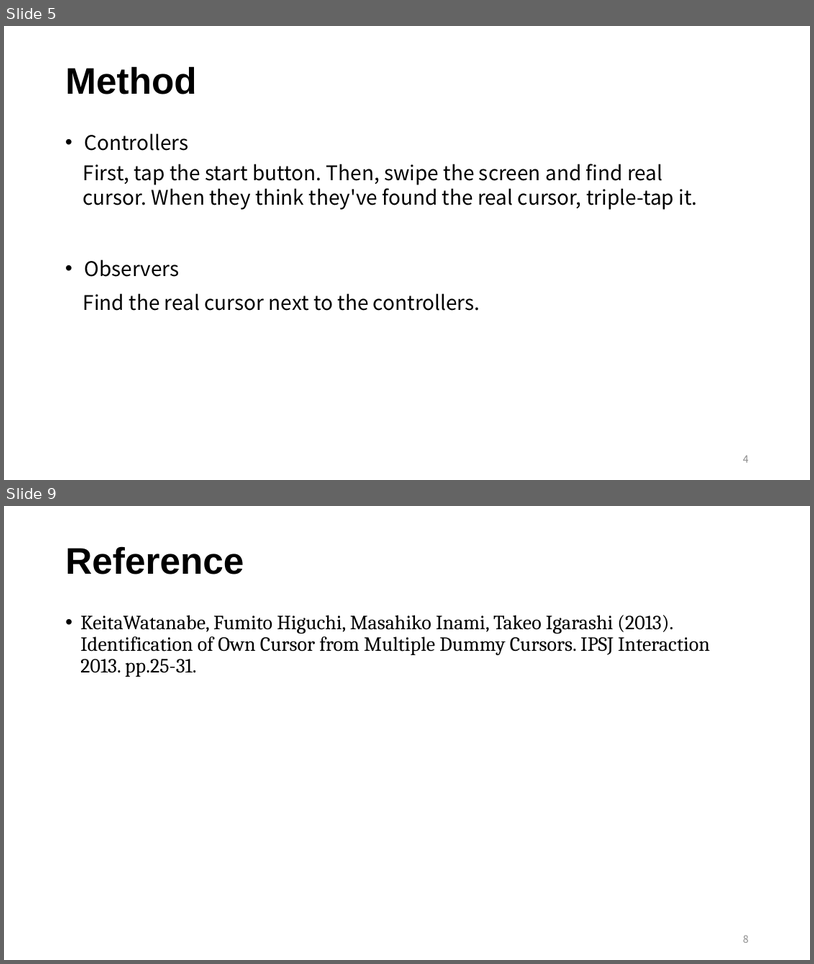
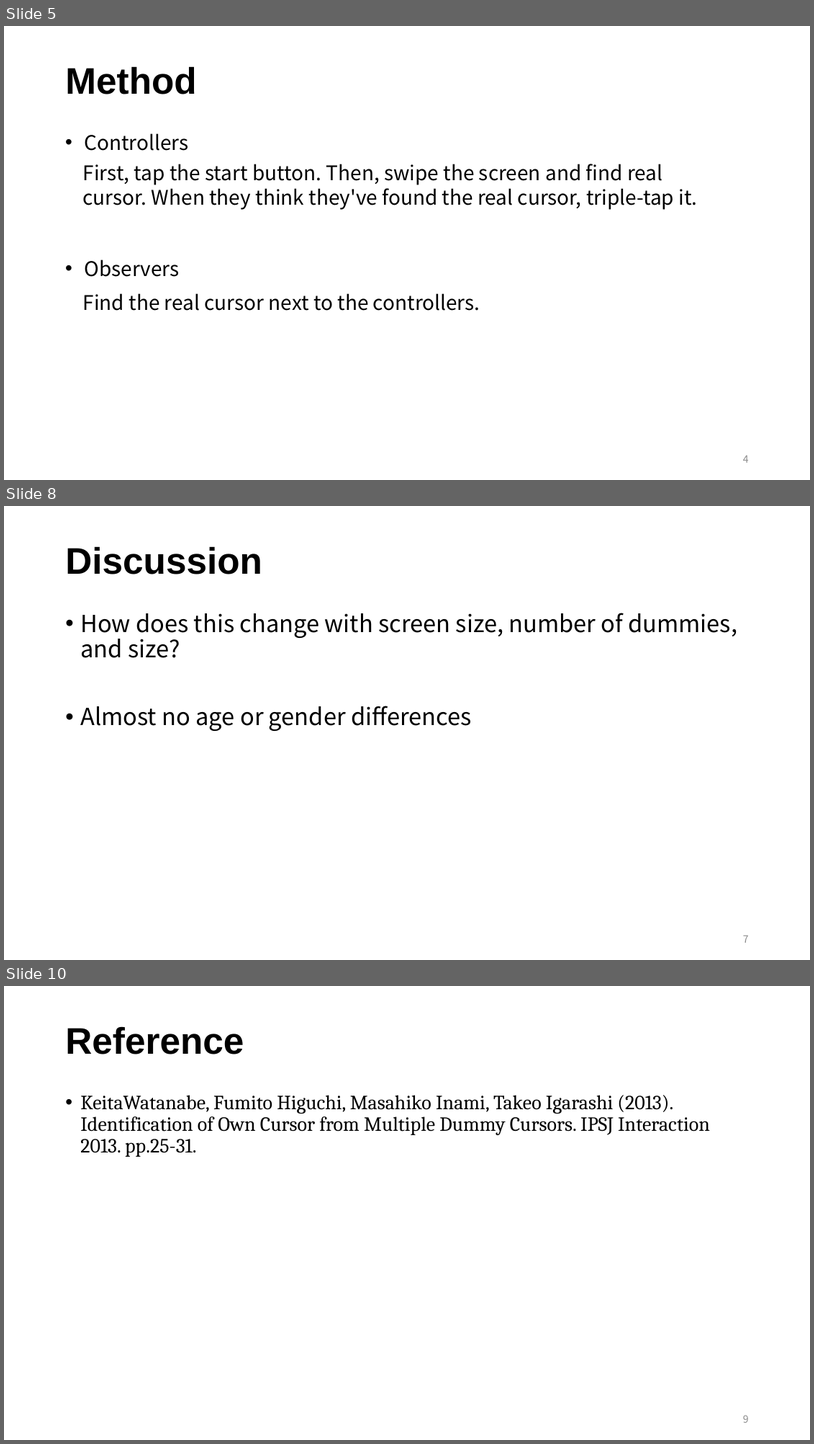
Before and after one commit to reimiogi/EnglishReport, a slide deck: english_mid.pptx. Shown one above the other, each under a label of ours: slides 5 and 9 before the commit, slides 5, 8 and 10 after it; the slides between them are not shown. The pictures are 814x964 and 814x1444 pixels, drawn with LibreOffice and Linux fonts; fonts in the diff are those of the drawing. Boxes give left, top, right and bottom in pixels: in the first picture for what was removed or moved away, otherwise in the second. Text is boxed around its words. In the diff, an @@ line names an element or a change of style, - is before the commit and + after.

```diff
--- a/english_mid.pptx
+++ b/english_mid.pptx
@@ slide 8 added at bbox=[4, 506, 810, 960], background #FFFFFF @@
@@ title added at bbox=[65, 546, 262, 574], 44 pt, text #000000, bold @@
+Discussion
@@ text added at bbox=[80, 613, 738, 731], 28 pt, text #000000 @@
+• How does this change with screen size, number of dummies, and size?
+• Almost no age or gender differences
@@ page number added at bbox=[743, 935, 749, 942], 12 pt, text #8C8C8C @@
+7
@@ what was slide 9 is now slide 10 @@
```
Also in this commit, not shown: 2 slides changed, 1 other slide added, 1 slide removed.
